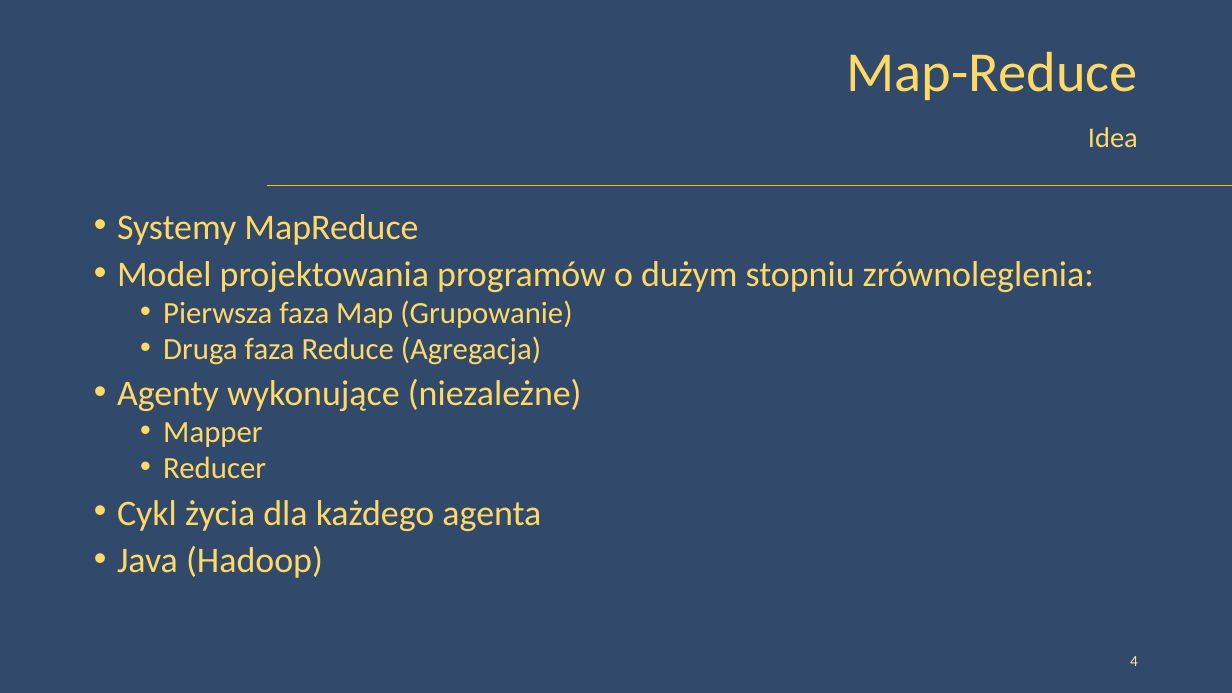
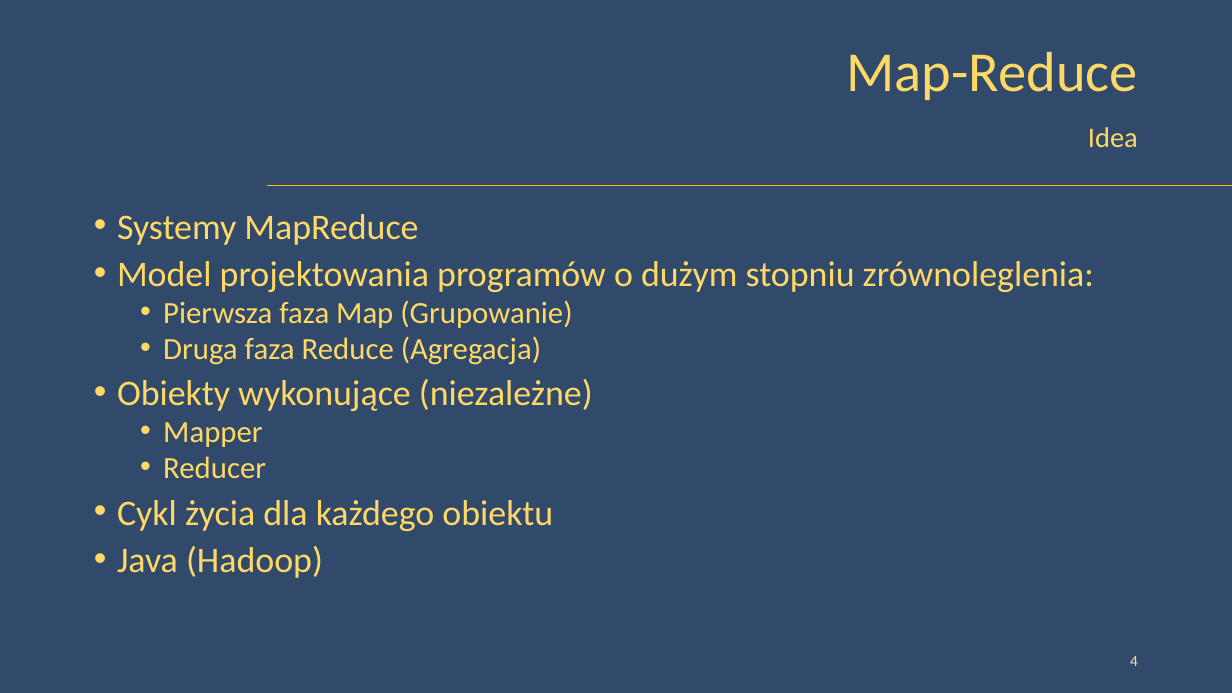
Before and after one commit to peczwy/DbConf2015, a slide deck: slide 4 of DbConf - Złączenia w modelu MapReduce - Lite.pptx. Drawn at 1232x693 pixels with LibreOffice and Linux fonts; fonts in the diff are those of the drawing; background and template pictures are left out. Boxes give left, top, right and bottom in pixels: in the first picture for what was removed or moved away, otherwise in the second. Text is boxed around its words. In the diff, an @@ line names an element or a change of style, - is before the commit and + after.

```diff
--- a/DbConf - Złączenia w modelu MapReduce - Lite.pptx
+++ b/DbConf - Złączenia w modelu MapReduce - Lite.pptx
@@ text at [117, 379, 593, 411]: text changed @@
-• Agenty wykonujące (niezależne)
+• Obiekty wykonujące (niezależne)
@@ text at [117, 500, 553, 531]: text changed @@
-• Cykl życia dla każdego agenta
+• Cykl życia dla każdego obiektu
```
Also in this commit, not shown: 1 other slide changed, 1 slide added, 9 slides removed, 1 other file.
